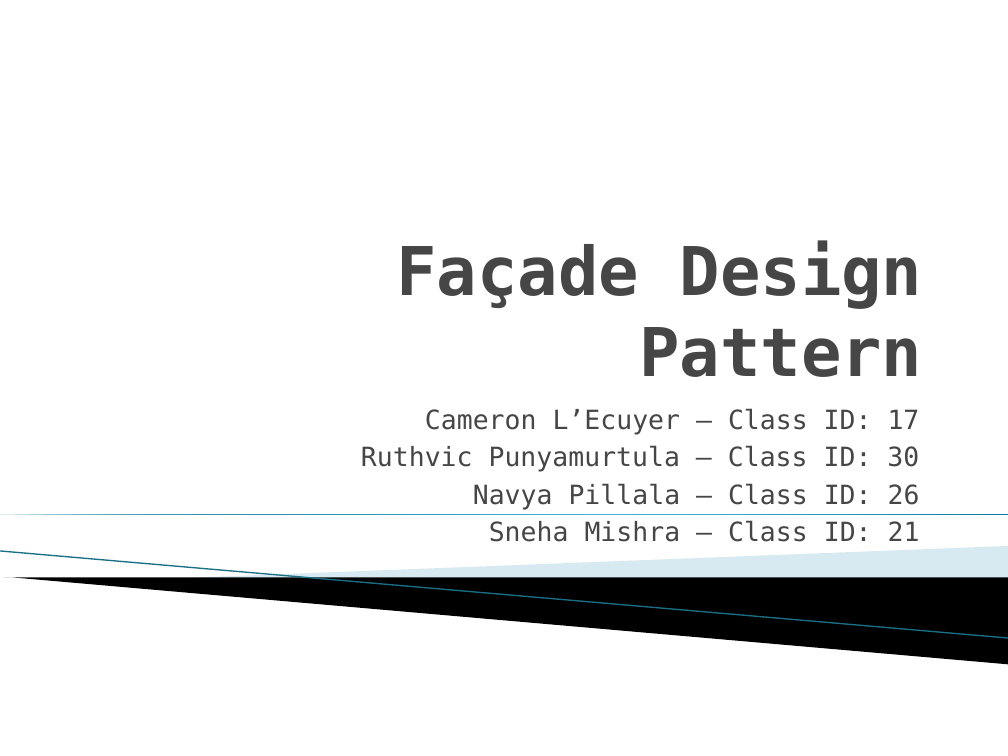
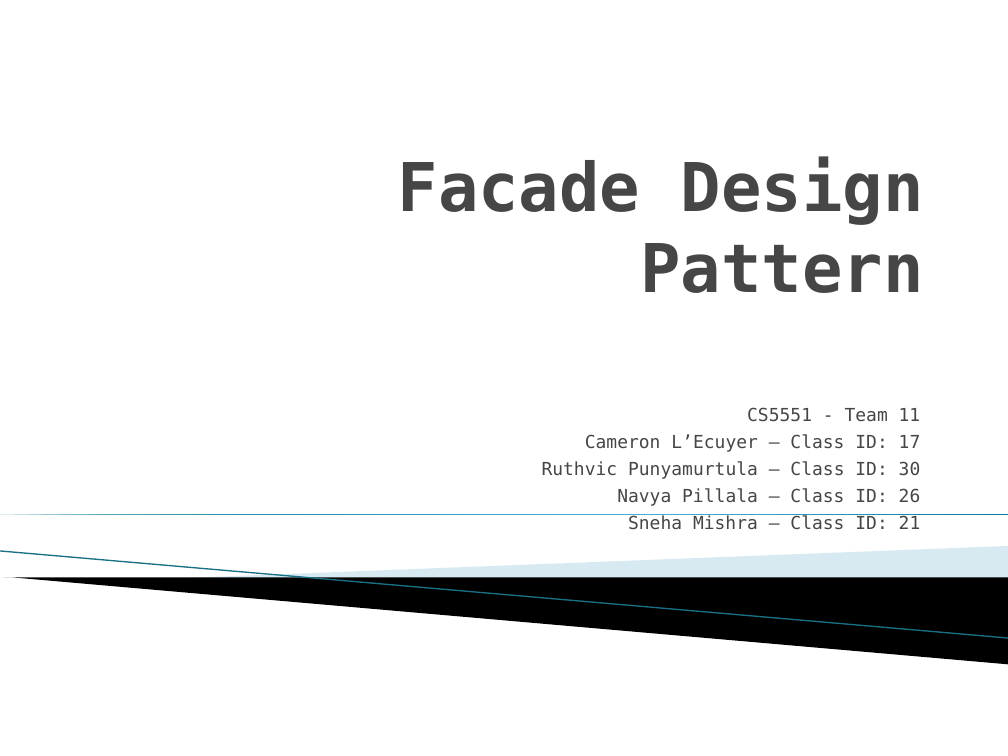
Before and after one commit to Ruthvicp/CS5551_Team_11_Project, a slide deck: slide 1 of Documentation/Problem Set 6/Façade Design Pattern.pptx. Drawn at 1008x756 pixels with LibreOffice and Linux fonts; fonts in the diff are those of the drawing; background and template pictures are left out. Boxes give left, top, right and bottom in pixels: in the first picture for what was removed or moved away, otherwise in the second. Text is boxed around its words. In the diff, an @@ line names an element or a change of style, - is before the commit and + after.

Commit message:
ps6 - facade pattern

```diff
--- a/Documentation/Problem Set 6/Façade Design Pattern.pptx
+++ b/Documentation/Problem Set 6/Façade Design Pattern.pptx
@@ title at bbox=[398, 156, 924, 293]: text changed @@
-Façade Design Pattern
+Facade Design Pattern
@@ subtitle at bbox=[747, 407, 921, 422]: paragraph added @@
+CS5551 - Team 11
@@ subtitle at bbox=[542, 434, 921, 530]: size 18.9 to 12.8 pt in "Cameron L’Ecuyer – Class ID: 17", "Ruthvic Punyamurtula – Class ID: 30", "Navya Pillala – Class ID: 26", "Sneha Mishra – Class ID: 21" @@
```
Also in this commit, not shown: 4 other slides changed, 1 slide added.
